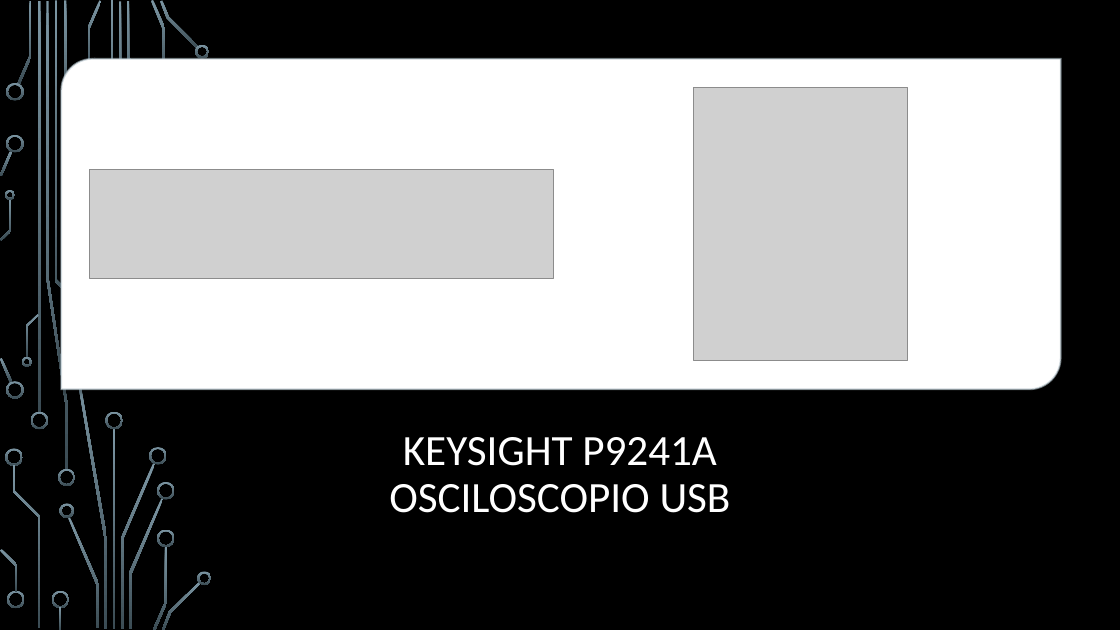
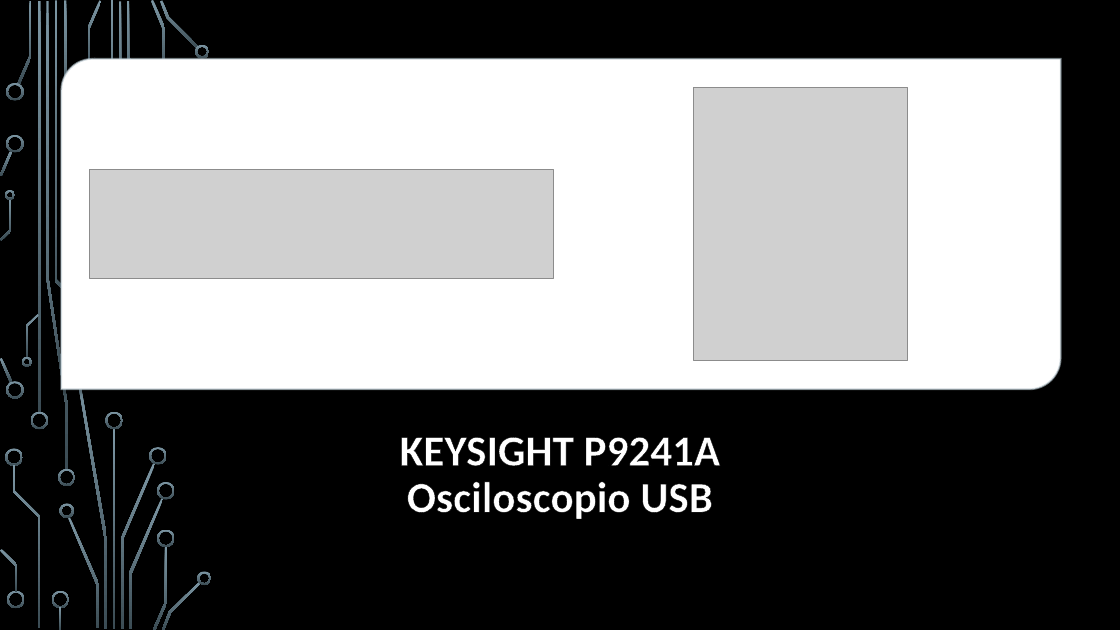
Before and after one commit to midelgado/Oral-Labo, a slide deck: slide 1 of Oral Labo.pptx. Drawn at 1120x630 pixels with LibreOffice and Linux fonts; fonts in the diff are those of the drawing; grey boxes stand for pictures; background and template pictures are left out. Boxes give left, top, right and bottom in pixels: in the first picture for what was removed or moved away, otherwise in the second. Text is boxed around its words. In the diff, an @@ line names an element or a change of style, - is before the commit and + after.

```diff
--- a/Oral Labo.pptx
+++ b/Oral Labo.pptx
@@ title at [400, 437, 720, 519]: text changed; bold on @@
-KEYSIGHT P9241A
-OSCILOSCOPIO USB
+KEYSIGHT P9241A
+Osciloscopio USB
```
Also in this commit, not shown: 1 other slide changed, 1 slide added, 4 other files.
